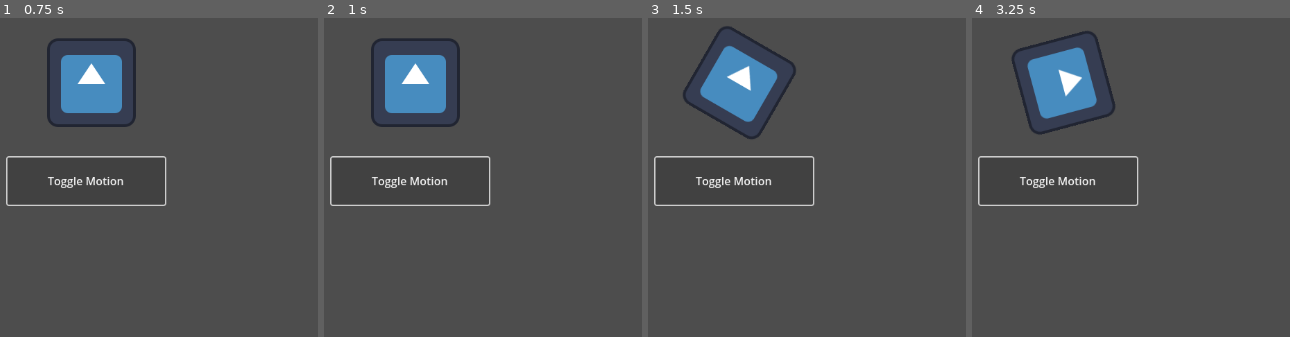
Above: before the commit, frames 1-4 (left to right).
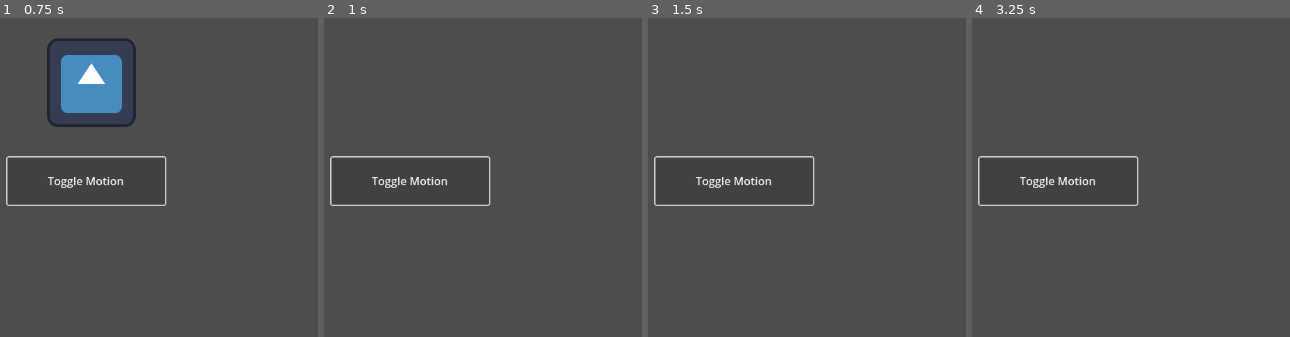
Above: after the commit, the same moments.

Repository: marleeeeeey/godot_exmples
Game: Godot game, scene res://node_2d.tscn
Two runs of this game, one before a commit and one after it. Both use one fixed random seed, a clock stepped at 60 frames per second and the inputs below. The engine's default icon, where the game draws it, is replaced by a stand-in: a white triangle on a blue panel in a dark square.
Inputs:
- Up to frame 1 (0.75 s): click "Toggle Motion" at 0.5 s
- Up to frame 2 (1 s): no input
- Up to frame 3 (1.5 s): tap Enter at 1.25 s; hold Right (ui_right) from 1.28 s (still down)
- Up to frame 4 (3.25 s): release Right (ui_right) at 2.03 s; hold Left (ui_left) 2.03-2.78 s; hold Right (ui_right) from 2.78 s (still down)

Frame 1 is identical in both runs. In frame 2, 4.4% of the frame differs, in the area x 14-43%, y 6-35%; in frame 3, 4.6%, in the area x 11-47%, y 2-38%; in frame 4, 4.6%.

Commit message:
Implement connection to signal in runtime (blinkng).

Diff:
--- a/step_by_step_002/Sprite2D.gd
+++ b/step_by_step_002/Sprite2D.gd
@@ -5,6 +5,14 @@
 
 func _init() -> void:
 	print("Hello, world")
+
+func _ready() -> void:
+	# Example of connecting a signal in runtime:
+	# We want to connect the signal when the scene is instantiated,
+	# and we can do that using the Node._ready() built-in function,
+	# which is called automatically by the engine when a node is fully instantiated.
+	var timer = get_node("Timer") as Timer
+	timer.timeout.connect(_on_timer_timeout)
 
 func _process(delta: float) -> void:
 
@@ -27,3 +35,6 @@
 func _on_button_pressed() -> void:
 	# Toggle the processing
 	set_process(not is_processing())
+
+func _on_timer_timeout():
+	visible = not visible
--- a/step_by_step_002/node_2d.tscn
+++ b/step_by_step_002/node_2d.tscn
@@ -5,6 +5,9 @@
 [node name="Node2D" type="Node2D"]
 
 [node name="Sprite2D" parent="." instance=ExtResource("1_ucj1c")]
+
+[node name="Timer" type="Timer" parent="Sprite2D"]
+autostart = true
 
 [node name="Button" type="Button" parent="."]
 offset_left = 465.0
